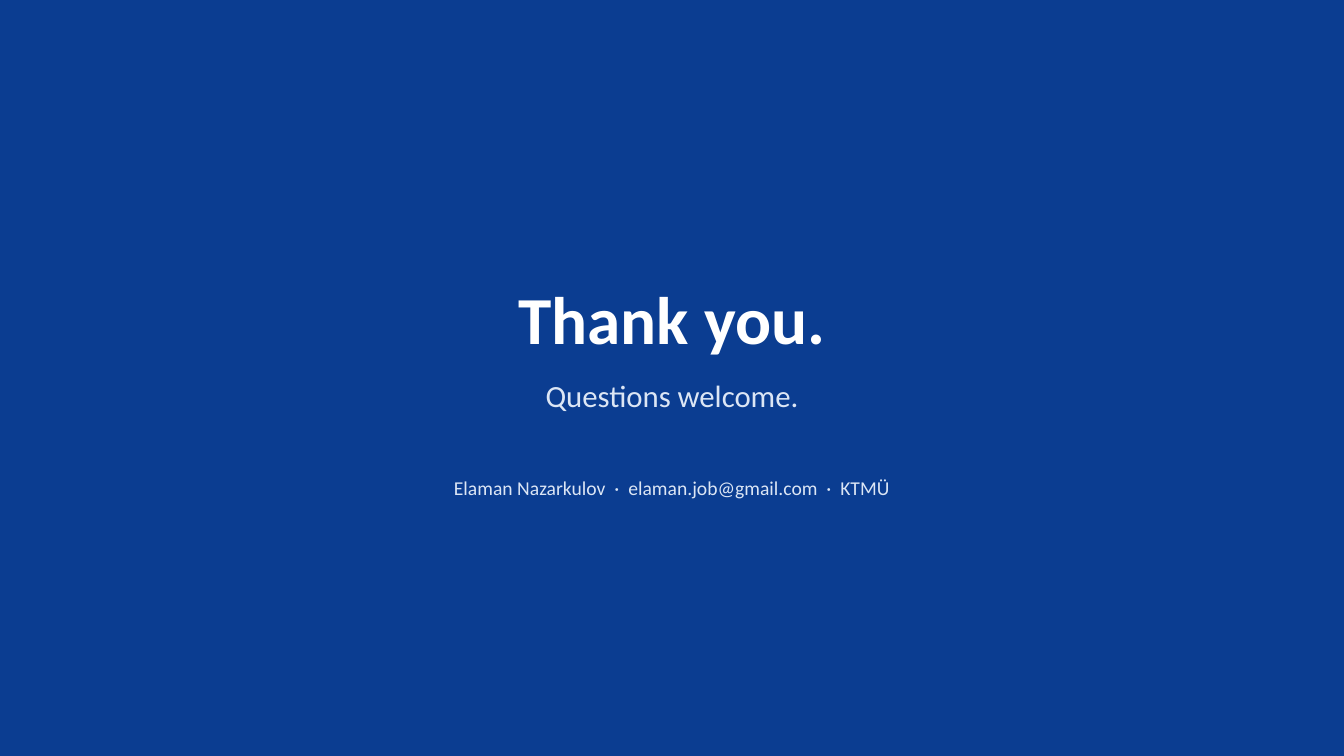
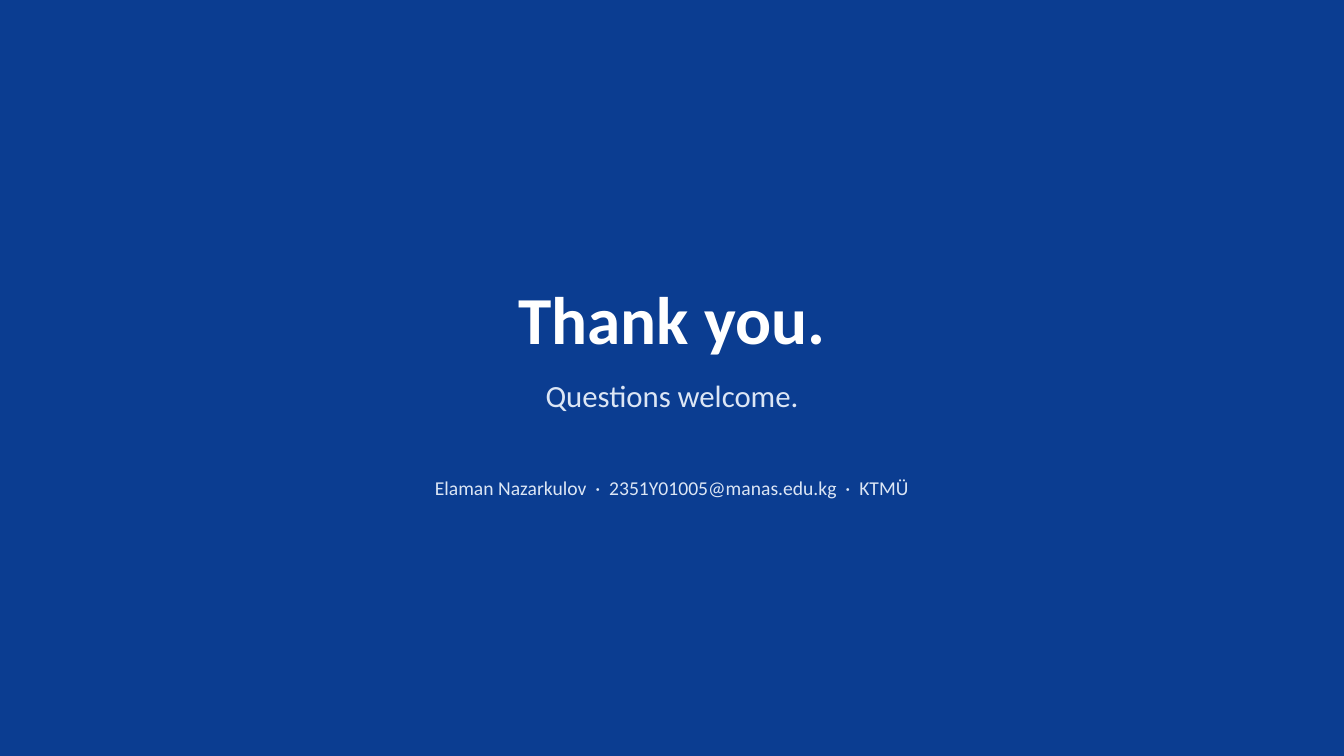
Before and after one commit to physcom/ecg-paper, a slide deck: slide 19 of EKG_Conference_Presentation.new.pptx. Drawn at 1344x756 pixels with LibreOffice and Linux fonts; fonts in the diff are those of the drawing. Boxes give left, top, right and bottom in pixels: in the first picture for what was removed or moved away, otherwise in the second. Text is boxed around its words. In the diff, an @@ line names an element or a change of style, - is before the commit and + after.

```diff
--- a/EKG_Conference_Presentation.new.pptx
+++ b/EKG_Conference_Presentation.new.pptx
@@ text at (435,479,908,499): text changed @@
-Elaman Nazarkulov · elaman.job@gmail.com · KTMÜ
+Elaman Nazarkulov · 2351Y01005@manas.edu.kg · KTMÜ
```
Also in this commit, not shown: 2 other slides changed, 24 other files.
